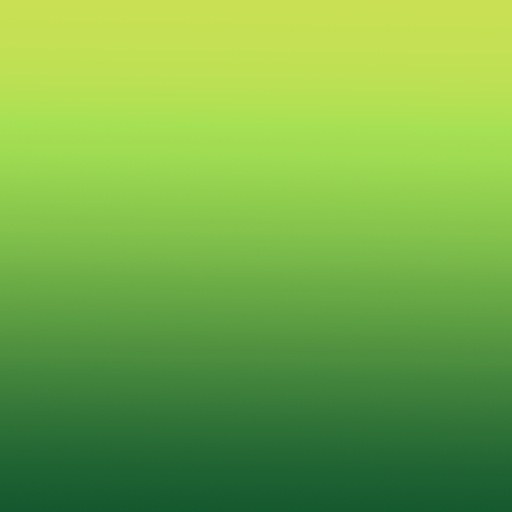
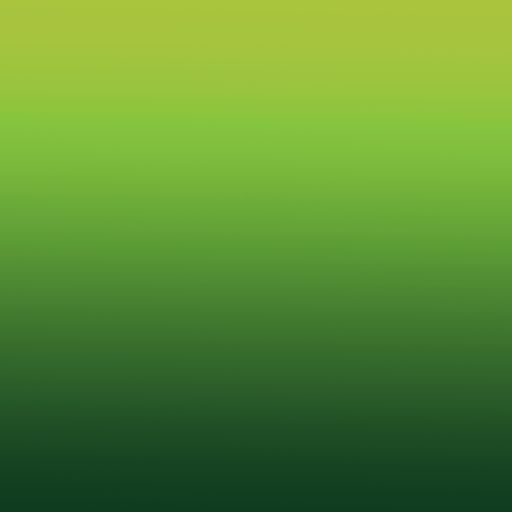
Layered file, before and after one edit (512 x 512). Changes by layer:
pixels changed over (x1=0, y1=0, x2=512, y2=512) (layer not identified)
